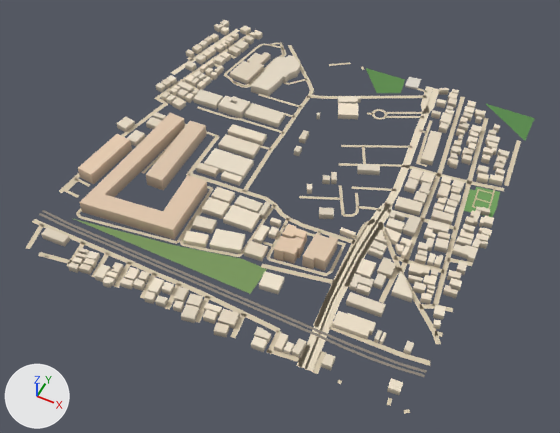
The glTF model public/assets/bengaluru-region-v1/tiles/t-8_13-l0.glb, before and after one commit.
Before and after are seen from a camera (50 mm lens) standing at (-3449.0, 6111.0, 712.0) and looking at (-3746.0, 6704.0, -30.0). The axes (+X, +Y, +Z) are drawn at lower left. The lights are the same throughout. The picture after the commit comes second.

The first picture shows 'building', 'ground'.
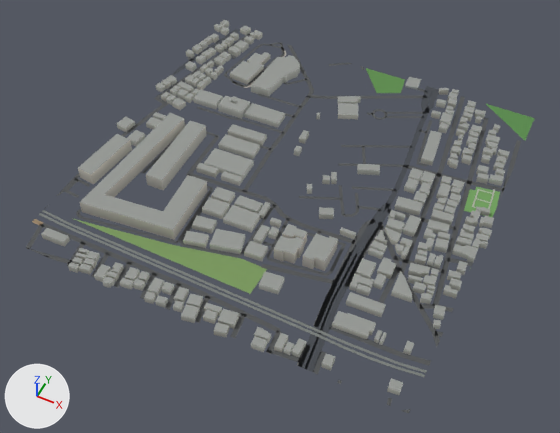
The edits, one by one:
me_building is used by ob_building; location (-4000.0, 6500.0, 0.0).
me_building had 2452 vertices, 3191 faces and spanned x -6.0..507.0, y -5.0..508.0, z 0.0..18.0.
me_building now has 2452 vertices, 3930 faces and spans x -6.0..507.0, y -5.0..508.0, z 0.0..18.0.
me_building part 1: 3191 kept faces spanning x -6.0..507.0, y -5.0..508.0, z 0.0..18.0 get new vertex colours.
me_ground is used by ob_ground; location (-4000.0, 6500.0, 0.0).
me_ground had 1227 vertices, 1005 faces and spanned x -4.0..503.0, y -3.0..502.0, z 1.0.
me_ground now has 1275 vertices, 1047 faces and spans x 0.0..500.0, y 0.0..500.0, z 1.0.
me_ground part 2: the loose piece of 6 vertices spanning x 355.0..368.0, y 442.0..478.0, z 1.0 is copied, and the copy is scaled about its middle by (0.717, 0.999, 1); it spans x 357.0..367.0, y 443.0..478.0, z 1.0.
me_ground part 3: the loose piece of 6 vertices spanning x 365.0..377.0, y 166.0..202.0, z 1.0 is copied, and the copy is scaled about its middle by (0.704, 1, 1); it spans x 367.0..375.0, y 166.0..202.0, z 1.0.
me_ground part 4: the loose piece of 6 vertices spanning x 368.0..379.0, y 226.0..244.0, z 1.0 is scaled about its middle by (0.702, 1, 1).
me_ground part 5: the loose piece of 10 vertices spanning x 373.0..386.0, y 167.0..260.0, z 1.0 is scaled about its middle by (0.717, 1, 1).
me_ground part 6: the loose piece of 20 vertices spanning x 356.0..383.0, y 259.0..444.0, z 1.0 is rebuilt with 20 vertices and now spans x 358.0..381.0, y 259.0..443.0, z 1.0.
me_ground part 7: the loose piece of 4 vertices spanning x 369.0..383.0, y 242.0..260.0, z 1.0 is rebuilt with 4 vertices and now spans x 370.0..381.0, y 243.0..260.0, z 1.0.
me_ground part 8: the loose piece of 4 vertices spanning x 367.0..378.0, y 201.0..226.0, z 1.0 is rebuilt with 4 vertices and now spans x 368.0..376.0, y 201.0..226.0, z 1.0.
me_ground part 9: 30 vertices moved from x -4.0..415.0, y 270.0..501.0, z 1.0 to x 0.0..416.0, y 269.0..500.0, z 1.0; 21 vertices removed from x 4.0..410.0, y 359.0..502.0, z 1.0; 25 vertices added at x 0.0..411.0, y 342.0..500.0, z 1.0.
me_ground part 10: 4 vertices moved from x 285.0..385.0, y -1.0..125.0, z 1.0 to x 285.0..395.0, y 0.0..124.0, z 1.0; 21 vertices removed from x 146.0..395.0, y -1.0..202.0, z 1.0; 27 vertices added at x 145.0..399.0, y 0.0..117.0, z 1.0.
me_ground part 11: 8 vertices moved from x -3.0..46.0, y -3.0..120.0, z 1.0 to x 0.0..52.0, y 0.0..131.0, z 1.0; 7 vertices removed from x 3.0..52.0, y -2.0..91.0, z 1.0; 20 vertices added at x 0.0..60.0, y 0.0..120.0, z 1.0.
me_ground part 12: 4 vertices moved from x 498.0..502.0, y 89.0..137.0, z 1.0 to x 500.0, y 86.0..143.0, z 1.0; 11 vertices removed from x 494.0..501.0, y -2.0..215.0, z 1.0; 22 vertices added at x 491.0..500.0, y 0.0..215.0, z 1.0.
me_ground part 13: 6 vertices removed from x 492.0..503.0, y 354.0..415.0, z 1.0; 8 vertices added at x 492.0..500.0, y 326.0..412.0, z 1.0.
me_ground part 14: 796 kept faces spanning x 0.0..500.0, y 0.0..500.0, z 1.0 get new vertex colours; the middle colour goes from beige #d7c9ae to dark grey #535556.

Location of each change, [x1, y1, x2, y2] in pixels of the pictures (560 x 433 px; the box of a moved part takes in the faces that stretch with it):
'ground', reshaped
    before: [26, 29, 535, 414]
    after: [26, 29, 535, 413]
part 1 of me_building, recoloured (darker)
    both: [41, 20, 509, 395]
part 2 of me_ground, added
    after: [425, 98, 435, 114]
part 3 of me_ground, added
    after: [352, 232, 369, 254]
part 4 of me_ground, moved or reshaped
    before: [371, 209, 384, 221]
    after: [372, 209, 384, 221]
part 5 of me_ground, moved or reshaped
    before: [357, 204, 392, 256]
    after: [357, 204, 391, 256]
part 6 of me_ground, rebuilt
    before: [385, 112, 429, 205]
    after: [386, 113, 428, 204]
part 7 of me_ground, rebuilt
    before: [378, 202, 390, 212]
    after: [379, 203, 389, 211]
part 8 of me_ground, rebuilt (12% narrower)
    before: [363, 219, 378, 234]
    after: [364, 219, 377, 234]
part 9 of me_ground, moved or reshaped
    both: [147, 29, 465, 171]
part 10 of me_ground, moved or reshaped
    before: [114, 224, 370, 372]
    after: [114, 230, 332, 374]
part 11 of me_ground, moved or reshaped
    both: [26, 173, 80, 264]
part 12 of me_ground, moved or reshaped
    before: [403, 258, 473, 414]
    after: [398, 258, 473, 413]
part 13 of me_ground, moved or reshaped
    before: [504, 140, 521, 186]
    after: [500, 140, 521, 198]
part 14 of me_ground, recoloured
    both: [32, 29, 504, 406]
